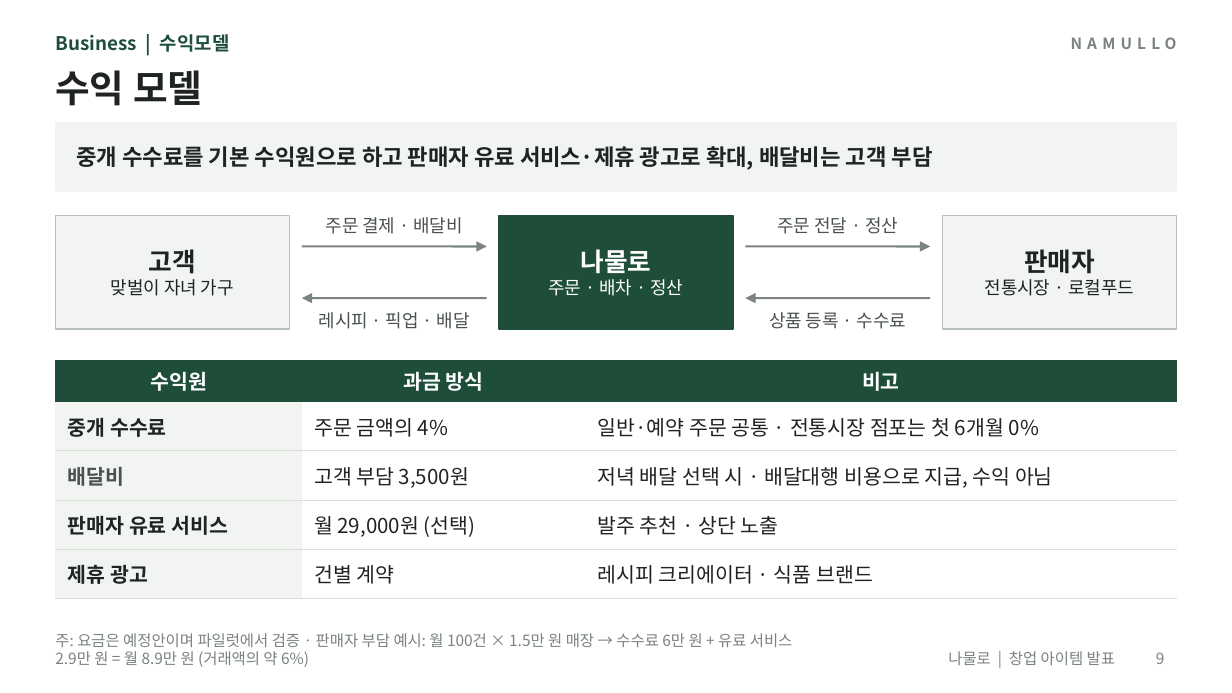
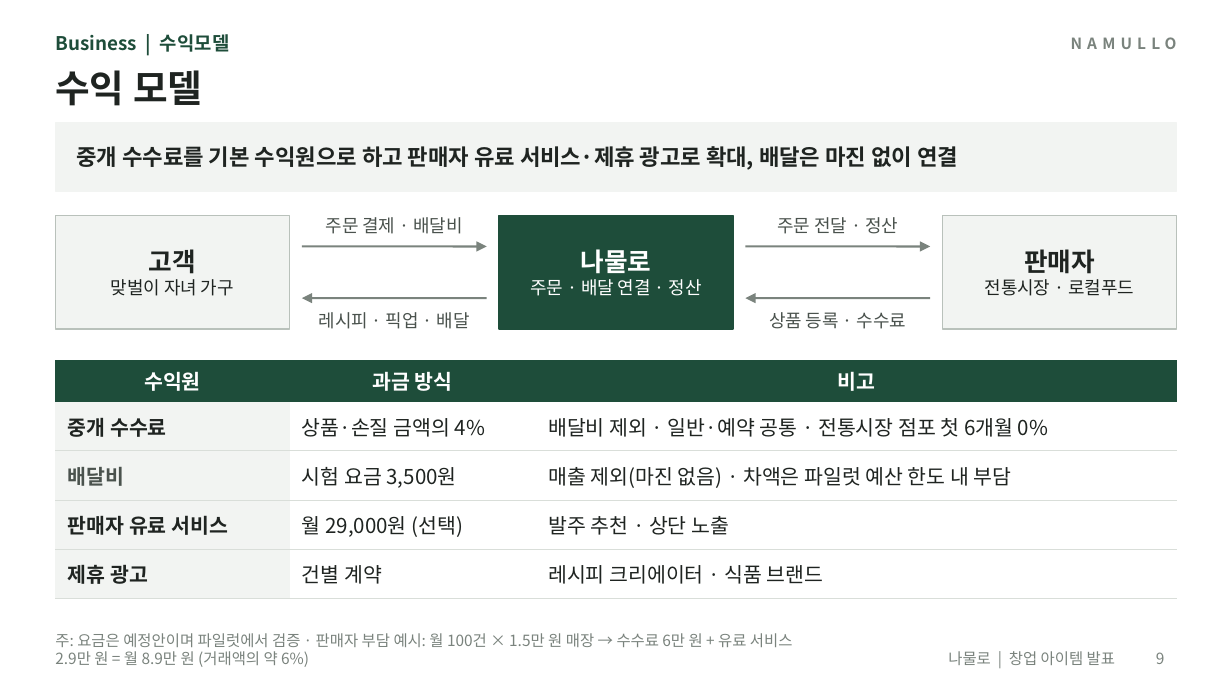
Before and after one commit to yonghoon7153-source/Yonghoon-DEM-DFT, a slide deck: slide 9 of namul-platform/02_발표자료_나물로.pptx. Drawn at 1232x693 pixels with LibreOffice and Linux fonts; fonts in the diff are those of the drawing. Boxes give left, top, right and bottom in pixels: in the first picture for what was removed or moved away, otherwise in the second. Text is boxed around its words. In the diff, an @@ line names an element or a change of style, - is before the commit and + after.

```diff
--- a/namul-platform/02_발표자료_나물로.pptx
+++ b/namul-platform/02_발표자료_나물로.pptx
@@ text at [76,146,958,170]: text changed @@
-중개 수수료를 기본 수익원으로 하고 판매자 유료 서비스·제휴 광고로 확대, 배달비는 고객 부담
+중개 수수료를 기본 수익원으로 하고 판매자 유료 서비스·제휴 광고로 확대, 배달은 마진 없이 연결
@@ text at [530,279,702,296]: text changed @@
-주문 · 배차 · 정산
+주문 · 배달 연결 · 정산
@@ table at [55,360,1177,588] @@
-row 2, column 2: 주문 금액의 4%
+row 2, column 2: 상품·손질 금액의 4%
-row 2, column 3: 일반·예약 주문 공통 · 전통시장 점포는 첫 6개월 0%
+row 2, column 3: 배달비 제외 · 일반·예약 공통 · 전통시장 점포 첫 6개월 0%
-row 3, column 2: 고객 부담 3,500원
+row 3, column 2: 시험 요금 3,500원
-row 3, column 3: 저녁 배달 선택 시 · 배달대행 비용으로 지급, 수익 아님
+row 3, column 3: 매출 제외(마진 없음) · 차액은 파일럿 예산 한도 내 부담
```
Also in this commit, not shown: 7 other slides changed, 18 other files.
